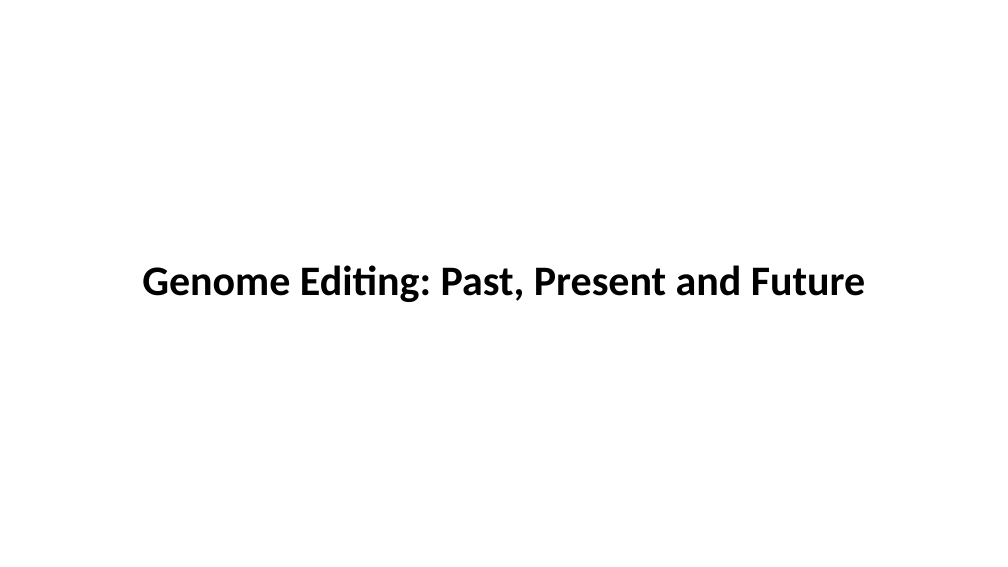
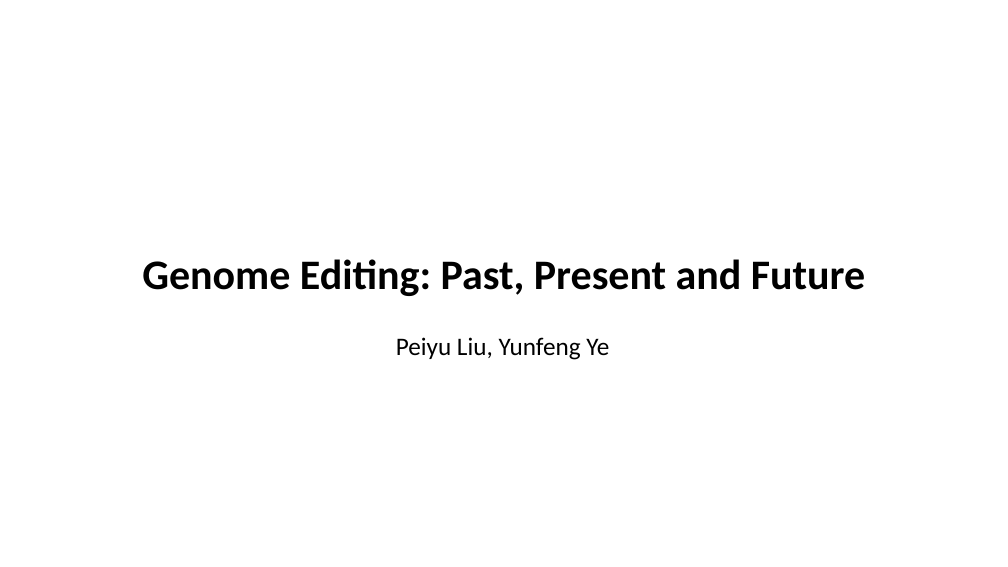
Before and after one commit to vwOvOwv/PKU-Undergraduate-Course, a slide deck: slide 1 of 遗传学(Genetics)/讨论课/Topic-3_遗传学技术/CRISPR-Cas.pptx. Drawn at 1008x567 pixels with LibreOffice and Linux fonts; fonts in the diff are those of the drawing. Boxes give left, top, right and bottom in pixels: in the first picture for what was removed or moved away, otherwise in the second. Text is boxed around its words. In the diff, an @@ line names an element or a change of style, - is before the commit and + after.

```diff
--- a/遗传学(Genetics)/讨论课/Topic-3_遗传学技术/CRISPR-Cas.pptx
+++ b/遗传学(Genetics)/讨论课/Topic-3_遗传学技术/CRISPR-Cas.pptx
@@ title "Genome Editing: Past, Present and ...": place and size @@
-title "Genome Editing: Past, Present and ..." at [142, 265, 865, 302]
+title "Genome Editing: Past, Present and ..." at [142, 259, 865, 296]
@@ text added at [396, 337, 609, 360], 24 pt, text #000000 @@
+Peiyu Liu, Yunfeng Ye
```
Also in this commit, not shown: 18 other slides changed, 5 slides added, 1 other file.
